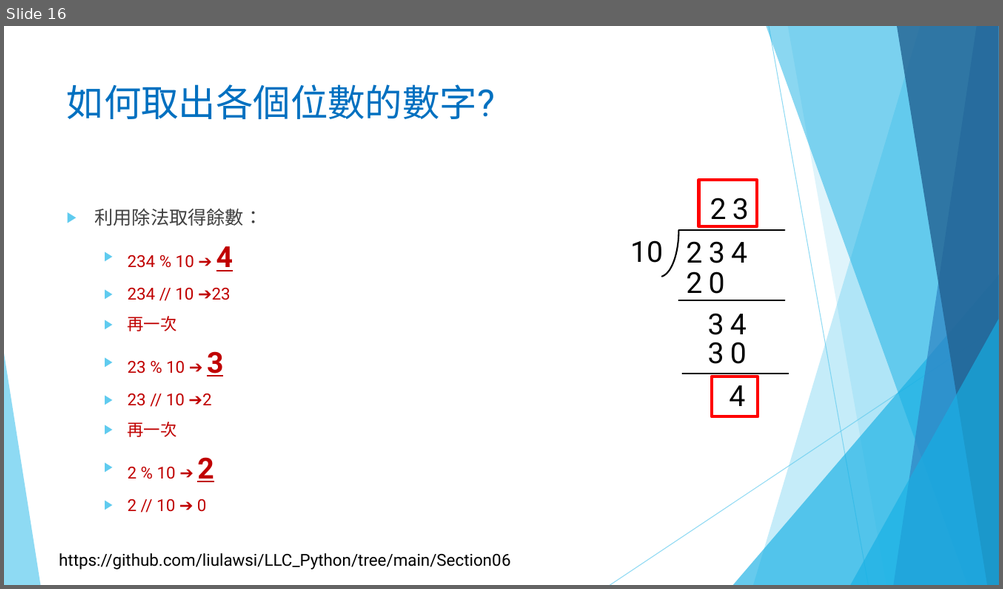
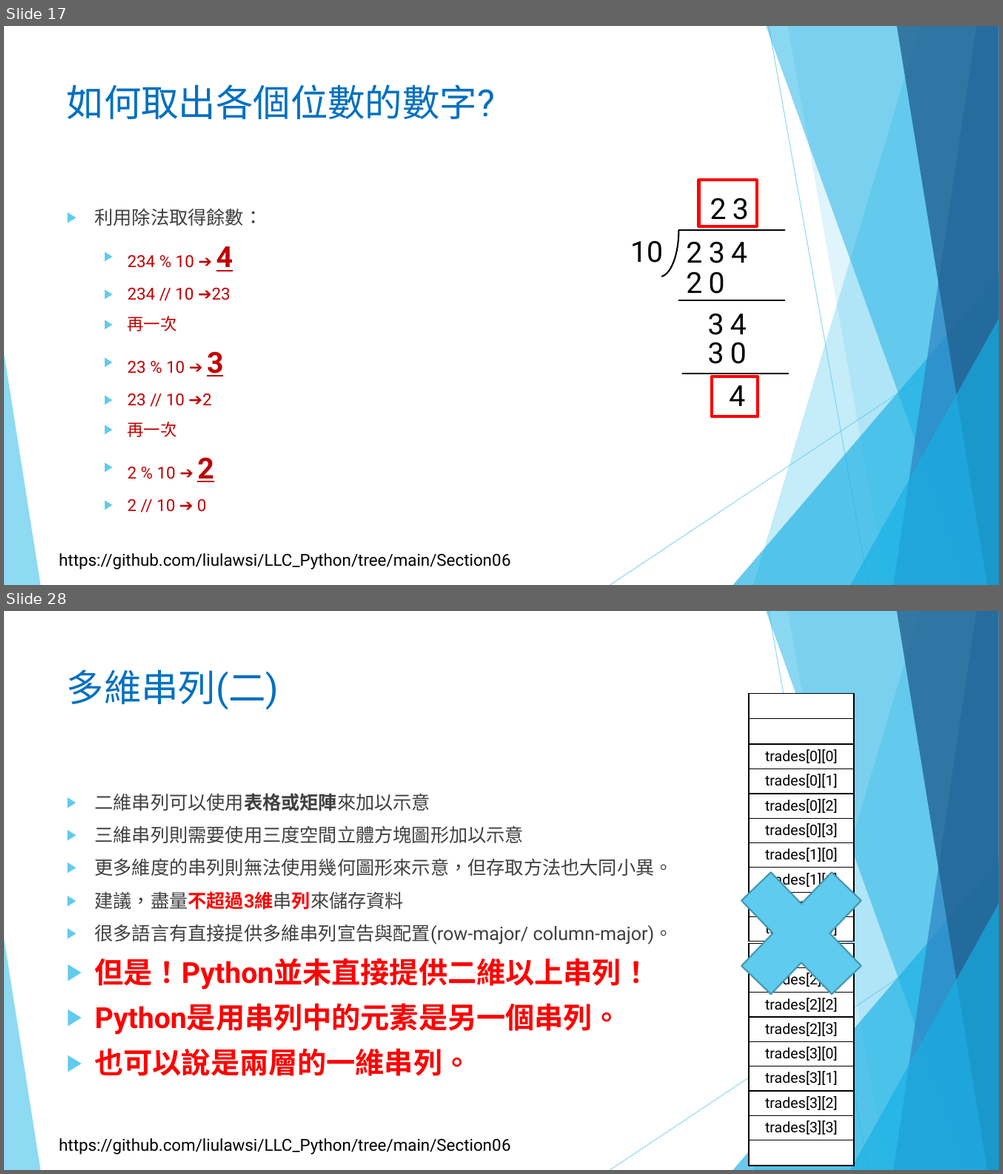
Before and after one commit to liulawsi/My_PPTs, a slide deck: LCC/Python/06_串列(List)一定要認識.pptx. Shown one above the other, each under a label of ours: slide 16 before the commit, slides 17 and 28 after it; the slides between them are not shown. The pictures are 1003x589 and 1003x1174 pixels, drawn with LibreOffice and Linux fonts; fonts in the diff are those of the drawing; background and template pictures are left out. Boxes give left, top, right and bottom in pixels: in the first picture for what was removed or moved away, otherwise in the second. Text is boxed around its words. In the diff, an @@ line names an element or a change of style, - is before the commit and + after.

```diff
--- a/LCC/Python/06_串列(List)一定要認識.pptx
+++ b/LCC/Python/06_串列(List)一定要認識.pptx
@@ slide 28 added at (4,611,999,1170), background #FFFFFF; not listed: 11 template elements that a slide beside it also shows @@
@@ title added at (67,669,279,710), 36 pt, text #0070C0 @@
+多維串列(二)
@@ table added at (748,693,854,718), 1 rows, 1 columns @@
+
@@ table added at (748,718,854,743), 1 rows, 1 columns @@
+
@@ table added at (748,744,854,944), 8 rows, 1 columns @@
+trades[0][0]
+trades[0][1]
+trades[0][2]
+trades[0][3]
+trades[1][0]
+trades[1][1]
+trades[1][2]
+trades[1][3]
@@ text added at (95,793,673,1076), 18 pt, text #404040 @@
+▶ 二維串列可以使用表格或矩陣來加以示意
+▶ 三維串列則需要使用三度空間立體方塊圖形加以示意
+▶ 更多維度的串列則無法使用幾何圖形來示意，但存取方法也大同小異。
+▶ 建議，盡量不超過3維串列來儲存資料
+▶ 很多語言有直接提供多維串列宣告與配置(row-major/ column-major)。
+▶ 但是！Python並未直接提供二維以上串列！
+▶ Python是用串列中的元素是另一個串列。
+▶ 也可以說是兩層的一維串列。
@@ cross added at (714,843,888,1024), fill #5FCBEF, outline #4696B1 1.5 pt @@
@@ table added at (748,944,854,1143), 8 rows, 1 columns @@
+trades[2][0]
+trades[2][1]
+trades[2][2]
+trades[2][3]
+trades[3][0]
+trades[3][1]
+trades[3][2]
+trades[3][3]
@@ table added at (748,1141,854,1166), 1 rows, 1 columns @@
+
@@ what was slide 16 is now slide 17 @@
```
Also in this commit, not shown: 17 slides changed, 19 other slides added, 1 other file.
